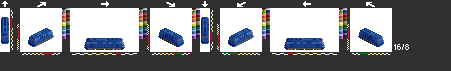
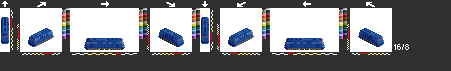
Layers edited between the first and the second 451 x 71 image:
painted on "mz1" over [89, 49, 320, 50]
